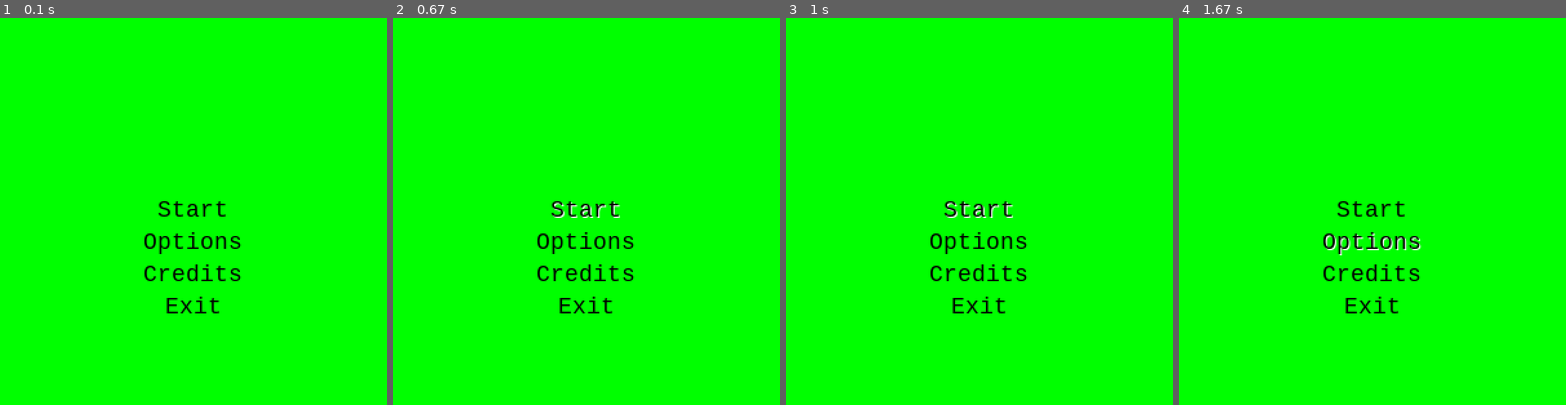
Above: before the commit, frames 1-4 (left to right).
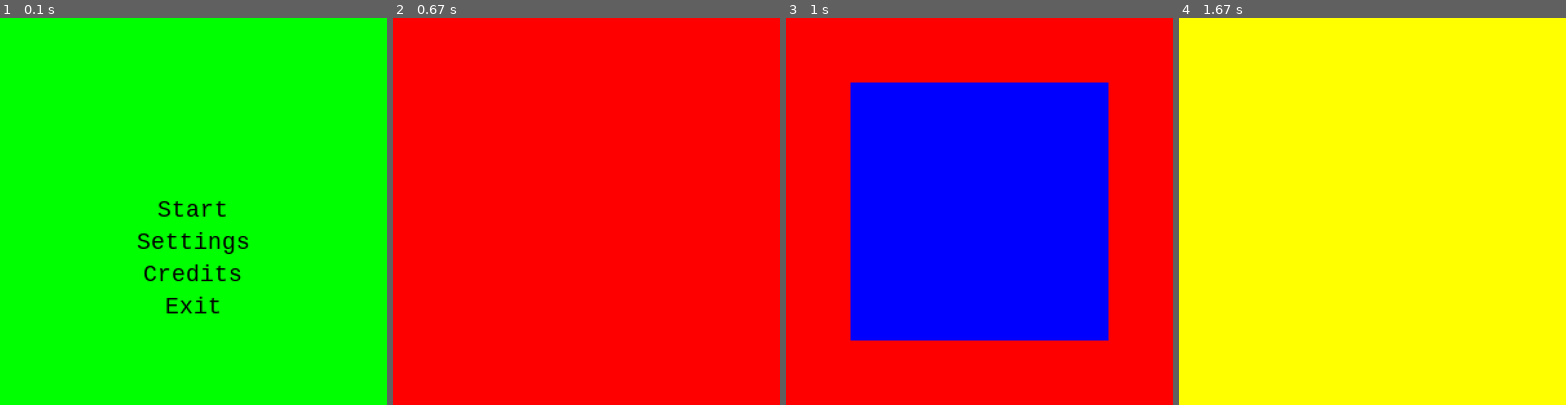
Above: after the commit, the same moments.

Repository: Galgunn/PythonPygame
Game: pygame game, started from gallery_walk/game.py
The game is run twice, just before and just after one commit, with the same random seed, the same clock (stepped at 60 frames per second) and the same inputs.
Inputs (mouse positions are in pixels of both pictures, inside the frame that each line leads up to):
- Up to frame 1 (0.1 s): no input
- Up to frame 2 (0.67 s): click (586, 211) at 0.38 s
- Up to frame 3 (1 s): tap Esc at 0.67 s
- Up to frame 4 (1.67 s): click (1252, 304) at 1.05 s; click (1418, 246) at 1.38 s

The runs differ from the first frame. In frame 1, 0.7% of the frame differs, in the area x 35-65%, y 55-61%; in frame 2, 100%, in the area x 0-100%, y 0-100%; in frame 3, 100%; in frame 4, 100%.

Commit message:
added and updated game state files

Diff:
--- a/gallery_walk/game.py
+++ b/gallery_walk/game.py
@@ -1,4 +1,4 @@
-from game_states.main_menu import MainMenu
+from game_states.menus.main_menu import MainMenu
 from scripts.utils import *
 import pygame, sys
 pygame.init()
@@ -15,7 +15,6 @@
         self.state_stack = []
 
         self.state_interaction_options = {
-            'enter': {'just_pressed': False},
             'escape': {'just_pressed': False},
             'left_click': {'just_pressed': False},
         }
@@ -44,8 +43,6 @@
                 if event.type == pygame.MOUSEBUTTONDOWN:
                     if event.button == 1:
                         self.state_interaction_options['left_click']['just_pressed'] = True
-                if event.type == pygame.K_UP:
-                    pass
 
             self.update()
             self.render()
--- /dev/null
+++ b/gallery_walk/game_states/game_running.py
@@ -0,0 +1,16 @@
+import pygame
+from scripts.state import State
+from game_states.pause_menu import PauseMenu
+pygame.init()
+
+class GameRunning(State):
+    def __init__(self, game):
+        super().__init__(game)
+
+    def update(self):
+        if self.game.state_interaction_options['escape']['just_pressed']:
+            pause_menu_state = PauseMenu(self.game)
+            pause_menu_state.enter_state()
+
+    def render(self, surf):
+        surf.fill('red')
--- /dev/null
+++ b/gallery_walk/game_states/game_world.py
@@ -0,0 +1,37 @@
+import pygame, sys
+from scripts.state import State
+from scripts.entities import Player
+pygame.init()
+
+class GameWorld(State):
+    def __init__(self, game):
+        super().__init__(game)
+        self.player_surf = pygame.Surface((25, 25))
+        self.player_rect = self.player_surf.get_frect()
+        self.player = Player(game, (20, 20), (25, 25), self.player_surf)
+
+        self.movement = [False, False, False, False]
+
+    def update(self):
+        for event in pygame.event.get():
+            if event.type == pygame.QUIT:
+                pygame.quit()
+                sys.exit()
+            if event.type == pygame.KEYDOWN:
+                if event.key == pygame.K_a:
+                    self.movement[0] = True
+                if event.key == pygame.K_d:
+                    self.movement[1] = True
+                if event.key == pygame.K_w:
+                    self.movement[2] = True
+                if event.key == pygame.K_s:
+                    self.movement[3] = True
+            if event.type == pygame.KEYUP:
+                if event.key == pygame.K_a:
+                    self.movement[0] = False
+                if event.key == pygame.K_d:
+                    self.movement[1] = False
+                if event.key == pygame.K_w:
+                    self.movement[2] = False
+                if event.key == pygame.K_s:
+                    self.movement[3] = False
--- a/gallery_walk/game_states/main_menu.py
+++ b/gallery_walk/game_states/menus/main_menu.py
@@ -1,5 +1,7 @@
 from scripts.state import State
 from scripts.utils import *
+from game_states.game_running import GameRunning
+from game_states.setting_menu import SettingMenu
 import pygame
 
 pygame.init()
@@ -8,8 +10,8 @@
     def __init__(self, game):
         super().__init__(game)
         self.font = FONT
-        self.center_display = (DISPLAY_SIZE[0] / 2, DISPLAY_SIZE[1] / 2)
-        self.menu_text_options = ['Start', 'Options', 'Credits', 'Exit']
+        self.center_display = DISPLAY_CENTER
+        self.menu_text_options = ['Start', 'Settings', 'Credits', 'Exit']
         self.initialize_fonts()
 
     def initialize_fonts(self): # Initializes the font surfaces aswell as rect with their respective pos
@@ -32,6 +34,12 @@
         mpos = pygame.mouse.get_pos()
         mpos = (mpos[0] / 2, mpos[1] / 2)
         self.check_option_collision(mpos)
+        if self.game.state_interaction_options['left_click']['just_pressed'] and self.menu_fonts_surf['Start']['on_font']:
+            game_running_state = GameRunning(self.game)
+            game_running_state.enter_state()
+        if self.game.state_interaction_options['left_click']['just_pressed'] and self.menu_fonts_surf['Settings']['on_font']:
+            settings_menu_state = SettingMenu(self.game)
+            settings_menu_state.enter_state()
 
     def render(self, surf):
         surf.fill(('green'))
--- /dev/null
+++ b/gallery_walk/game_states/pause_menu.py
@@ -0,0 +1,23 @@
+import pygame
+from scripts.state import State
+from scripts.utils import *
+
+pygame.init()
+
+class PauseMenu(State):
+    def __init__(self, game):
+        super().__init__(game)
+        self.pause_surf = pygame.Surface((SCREEN_SIZE[0] / 3, SCREEN_SIZE[1] / 3))
+        self.pause_rect = self.pause_surf.get_frect(center = DISPLAY_CENTER)
+
+    def update(self):
+        if self.game.state_interaction_options['left_click']['just_pressed']:
+            self.prev_state.exit_state() # type: ignore error due to prev_state being None
+            self.exit_state()
+        if self.game.state_interaction_options['escape']['just_pressed']:
+            self.exit_state()
+
+    def render(self, surf):
+        self.prev_state.render(surf) # type: ignore error due to prev_state being None
+        self.pause_surf.fill('blue')
+        surf.blit(self.pause_surf, self.pause_rect)
--- /dev/null
+++ b/gallery_walk/game_states/setting_menu.py
@@ -0,0 +1,14 @@
+import pygame
+from scripts.state import State
+pygame.init()
+
+class SettingMenu(State):
+    def __init__(self, game):
+        super().__init__(game)
+
+    def update(self):
+        if self.game.state_interaction_options['left_click']['just_pressed'] or self.game.state_interaction_options['escape']['just_pressed']:
+            self.exit_state()
+
+    def render(self, surf):
+        surf.fill('yellow')
--- /dev/null
+++ b/gallery_walk/scripts/entities.py
@@ -0,0 +1,85 @@
+import pygame, math
+
+class Entity:
+    def __init__(self, game, e_type, pos, size, surface):
+        self.game = game
+        self.type = e_type
+        self.pos = list(pos)
+        self.size = size
+        self.collisions = {'left': False, 'right': False, 'up': False, 'down': False}
+        self.surface = surface
+
+        #Animation
+        # self.action = ''
+        # self.anim_offset = (-2, -10)
+        # self.flip = False
+        # self.set_action('idle/right')
+
+    def rect(self):
+        return pygame.FRect(self.pos[0], self.pos[1], self.size[0], self.size[1])
+
+    # def set_action(self, action):
+    #     if self.action != action:
+    #         self.action = action
+    #         self.animation = self.game.assets[self.type + '/' + self.action].copy()
+
+    def update(self, tilemap, movement=(0, 0)):
+        self.collisions = {'left': False, 'right': False, 'up': False, 'down': False}
+        frame_movement = pygame.math.Vector2(movement)
+        if frame_movement.magnitude() != 0:
+            frame_movement = frame_movement.normalize()
+
+        self.pos[0] += frame_movement[0]
+        # entity_rect = self.rect()
+        # for rect in tilemap.physics_rect_around(self.pos):
+        #     if entity_rect.colliderect(rect):
+        #         if frame_movement[0] > 0:
+        #             entity_rect.right = rect.left
+        #         if frame_movement[0] < 0:
+        #             entity_rect.left = rect.right
+        #         self.pos[0] = entity_rect.x
+
+        self.pos[1] += frame_movement[1]
+        # entity_rect = self.rect()
+        # for rect in tilemap.physics_rect_around(self.pos):
+        #     if entity_rect.colliderect(rect):
+        #         if frame_movement[1] > 0:
+        #             entity_rect.bottom = rect.top
+        #         if frame_movement[1] < 0:
+        #             entity_rect.top = rect.bottom
+        #         self.pos[1] = entity_rect.y
+
+        # if frame_movement[0] > 0:
+        #     self.flip = False
+        # if frame_movement[0] < 0:
+        #     self.flip = True
+        # self.animation.update()
+
+    def render(self, surf, offset=(0, 0)):
+        #pygame.draw.rect(surf, 'green', pygame.FRect(self.pos[0] - offset[0], self.pos[1] - offset[1], self.size[0], self.size[1]))
+        # surf.blit(pygame.transform.flip(self.animation.img(), self.flip, False), (self.pos[0] - offset[0] + self.anim_offset[0], self.pos[1] - offset[1] + self.anim_offset[1]))
+        surf.blit(self.surface, self.pos)
+
+# class Player(Entity):
+#     def __init__(self, game, pos, size):
+#         super().__init__(game, 'player', pos, size)
+#         self.idle_dir = 'idle/right'
+
+#     def update(self, tilemap, movement=(0, 0)):
+#         super().update(tilemap, movement=movement)
+
+#         if movement[0] != 0:
+#             self.set_action('walk/right')
+#             self.idle_dir = 'idle/right'
+#         elif movement[1] < 0:
+#             self.set_action('walk/up')
+#             self.idle_dir = 'idle/up'
+#         elif movement[1] > 0:
+#             self.set_action('walk/down')
+#             self.idle_dir = 'idle/down'
+#         else:
+#             self.set_action(self.idle_dir)
+
+class Player(Entity):
+    def __init__(self, game, pos, size, surface):
+        super().__init__(game, 'player', pos, size, surface)
--- /dev/null
+++ b/gallery_walk/scripts/tilemap.py
@@ -0,0 +1,118 @@
+import pygame, json
+
+NEIGHBOR_OFFSETS = [(-1, 0), (-1, -1), (0, -1), (1, -1), (1, 0), (0, 0), (-1, 1), (0, 1), (1, 1)]
+PHYSIC_TILES = {'wall'}
+UTIL_TILES = {'utility'}
+BASE_MAP_PATH = 'assets/rooms/'
+
+class Tilemap:
+    def __init__(self, game, tile_size=16):
+        self.game = game
+        self.tile_size = tile_size
+        self.tilemap_name = ''
+        self.tilemap = {}
+        self.offgrid = []
+        self.spawn_map = {}
+
+    def extract(self, id_pairs, keep=False):
+        matches = []
+        for tile in self.offgrid.copy():
+            if (tile['type'], tile['variant']) in id_pairs:
+                matches.append(tile.copy())
+                if not keep:
+                    self.offgrid.remove(tile)
+
+        for loc in self.tilemap.copy():
+            tile = self.tilemap[loc]
+            if (tile['type'], tile['variant']) in id_pairs:
+                matches.append(tile.copy())
+                matches[-1]['pos'] = matches[-1]['pos'].copy()
+                matches[-1]['pos'][0] *= self.tile_size
+                matches[-1]['pos'][1] *= self.tile_size
+                if not keep:
+                    del self.tilemap[loc]
+
+        for loc in self.spawn_map.copy():
+            tile = self.spawn_map[loc]
+            if (tile['type'], tile['variant']) in id_pairs:
+                matches.append(tile.copy())
+                matches[-1]['pos'] = matches[-1]['pos'].copy()
+                matches[-1]['pos'][0] *= self.tile_size
+                matches[-1]['pos'][1] *= self.tile_size
+                if not keep:
+                    del self.spawn_map[loc]
+
+        return matches
+
+    def tiles_around(self, pos, map) -> list:
+        tiles = []
+        tile_loc = (int(pos[0] // self.tile_size), int(pos[1] // self.tile_size))
+        for offset in NEIGHBOR_OFFSETS:
+            check_loc = str(tile_loc[0] + offset[0]) + ';' + str(tile_loc[1] + offset[1])
+            if check_loc in map:
+                tiles.append(map[check_loc])
+        return tiles
+
+    def physics_rect_around(self, pos) -> list:
+        rects = []
+        for tile in self.tiles_around(pos, self.tilemap):
+            if tile['type'] in PHYSIC_TILES:
+                rects.append(pygame.FRect(tile['pos'][0] * self.tile_size, tile['pos'][1] * self.tile_size, self.tile_size, self.tile_size))
+            if tile['type'] in UTIL_TILES:
+                if tile['variant'] == 1:
+                    rects.append(pygame.FRect(tile['pos'][0] * self.tile_size, tile['pos'][1] * self.tile_size, self.tile_size, self.tile_size))
+        return rects
+
+    def spawners_rect_around(self, pos) -> list:
+        rects = []
+        for tile in self.tiles_around(pos, self.spawn_map):
+            if tile['type'] in UTIL_TILES:
+                rects.append(pygame.FRect(tile['pos'][0] * self.tile_size, tile['pos'][1] * self.tile_size, self.tile_size, self.tile_size))
+        return rects
+
+    def spawners_around(self, pos) -> list:
+        spawns = []
+        for spawn in self.tiles_around(pos, self.spawn_map):
+            spawns.append(spawn)
+        return spawns
+
+    def save(self, tilemap_name, path):
+        f = open(path, 'w')
+        json.dump({'name': tilemap_name, 'tilemap': self.tilemap, 'tile_size': self.tile_size, 'offgrid': self.offgrid, 'spawns': self.spawn_map}, f)
+        f.close()
+
+    def load(self, path):
+        f = open(path, 'r')
+        map_data = json.load(f)
+        f.close()
+
+        self.tilemap_name = map_data['name']
+        self.tilemap = map_data['tilemap']
+        self.tile_size = map_data['tile_size']
+        self.offgrid = map_data['offgrid']
+        self.spawn_map = map_data['spawns']
+
+    def render(self, surf, offset=(0, 0)):
+        for x in range(offset[0] // self.tile_size, (offset[0] + surf.get_width()) // self.tile_size + 1):
+            for y in range(offset[1] // self.tile_size, (offset[1] + surf.get_height()) // self.tile_size + 1):
+                loc = str(x) + ';' + str(y)
+                if loc in self.tilemap:
+                    tile = self.tilemap[loc]
+                    surf.blit(self.game.assets[tile['type']][tile['variant']], (tile['pos'][0] * self.tile_size - offset[0], tile['pos'][1] * self.tile_size - offset[1]))
+
+        for tile in self.offgrid:
+            surf.blit(self.game.assets[tile['type']][tile['variant']], (tile['pos'][0] - offset[0], tile['pos'][1] - offset[1]))
+
+    def render_editor(self, surf, offset=(0, 0)):
+        for x in range(offset[0] // self.tile_size, (offset[0] + surf.get_width()) // self.tile_size + 1):
+            for y in range(offset[1] // self.tile_size, (offset[1] + surf.get_height()) // self.tile_size + 1):
+                loc = str(x) + ';' + str(y)
+                if loc in self.tilemap:
+                    tile = self.tilemap[loc]
+                    surf.blit(self.game.assets[tile['type']][tile['variant']], (tile['pos'][0] * self.tile_size - offset[0], tile['pos'][1] * self.tile_size - offset[1]))
+                if loc in self.spawn_map:
+                    tile = self.spawn_map[loc]
+                    surf.blit(self.game.assets[tile['type']][tile['variant']], (tile['pos'][0] * self.tile_size - offset[0], tile['pos'][1] * self.tile_size - offset[1]))
+
+        for tile in self.offgrid:
+            surf.blit(self.game.assets[tile['type']][tile['variant']], (tile['pos'][0] - offset[0], tile['pos'][1] - offset[1]))
--- a/gallery_walk/scripts/utils.py
+++ b/gallery_walk/scripts/utils.py
@@ -4,6 +4,7 @@
 
 SCREEN_SIZE:tuple = (600, 600)
 DISPLAY_SIZE:tuple = (300, 300) # Half of screen size
+DISPLAY_CENTER:tuple = (DISPLAY_SIZE[0] / 2, DISPLAY_SIZE[1] / 2)
 FONT:pygame.Font = pygame.font.SysFont('consolas', 20)
 BASE_IMG_PATH:str = 'assets/images/'
 
